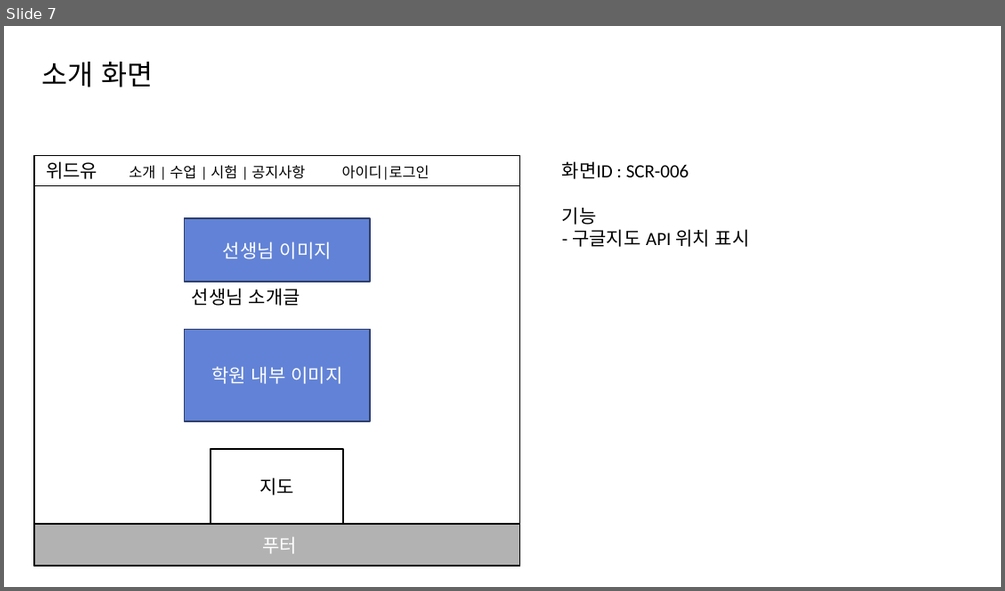
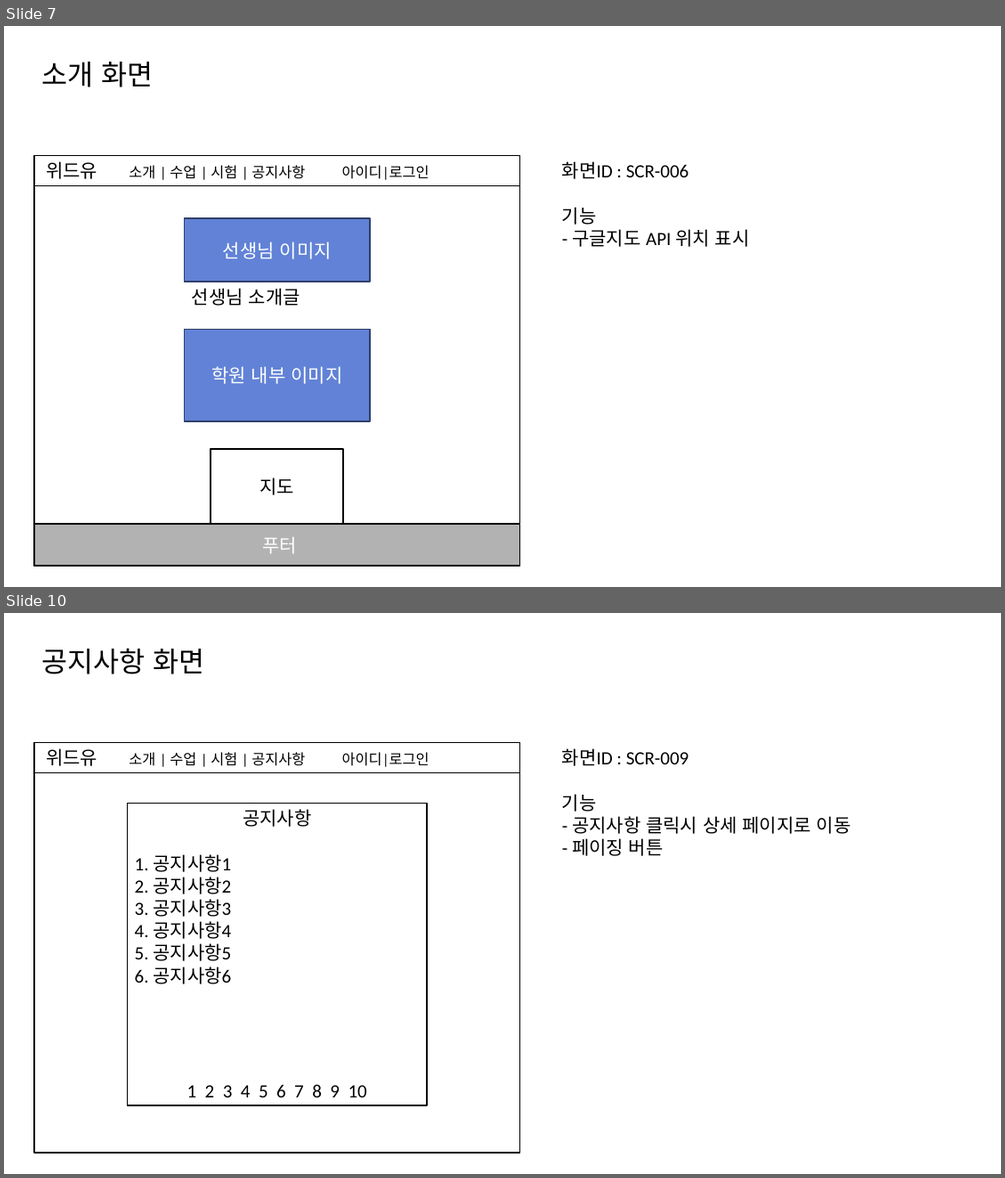
Before and after one commit to wjdgkr3386/withyou, a slide deck: docs/4_화면정의서/화면정의서.pptx. Shown one above the other, each under a label of ours: slide 7 before the commit, slides 7 and 10 after it; the slides between them are not shown. The pictures are 1005x591 and 1005x1178 pixels, drawn with LibreOffice and Linux fonts; fonts in the diff are those of the drawing. Boxes give left, top, right and bottom in pixels: in the first picture for what was removed or moved away, otherwise in the second. Text is boxed around its words. In the diff, an @@ line names an element or a change of style, - is before the commit and + after.

Commit message:
화면정의서

```diff
--- a/docs/4_화면정의서/화면정의서.pptx
+++ b/docs/4_화면정의서/화면정의서.pptx
@@ slide 10 added at (x1=4, y1=613, x2=1001, y2=1174), background #FFFFFF @@
@@ text added at (x1=41, y1=648, x2=204, y2=674), 27 pt, text #000000 @@
+공지사항 화면
@@ rectangle added at (x1=34, y1=742, x2=520, y2=1153), fill #FFFFFF, outline #000000 1.5 pt @@
@@ rectangle added at (x1=34, y1=742, x2=520, y2=772), outline #000000 0.75 pt, 14 pt, text #000000 @@
+위드유 소개 | 수업 | 시험 | 공지사항 아이디|로그인
@@ text added at (x1=562, y1=748, x2=851, y2=856), 18 pt, text #000000 @@
+화면ID : SCR-009
+기능
+- 공지사항 클릭시 상세 페이지로 이동
+- 페이징 버튼
@@ rectangle added at (x1=128, y1=803, x2=428, y2=1105), fill #FFFFFF, outline #000000 1.5 pt @@
@@ text added at (x1=135, y1=809, x2=311, y2=984), 18 pt, text #000000 @@
+공지사항
+1. 공지사항1
+2. 공지사항2
+3. 공지사항3
+4. 공지사항4
+5. 공지사항5
+6. 공지사항6
@@ text added at (x1=187, y1=1084, x2=367, y2=1097), 18 pt, text #000000 @@
+1 2 3 4 5 6 7 8 9 10
```
Also in this commit, not shown: 1 slide changed, 2 other slides added, 1 slide removed.
